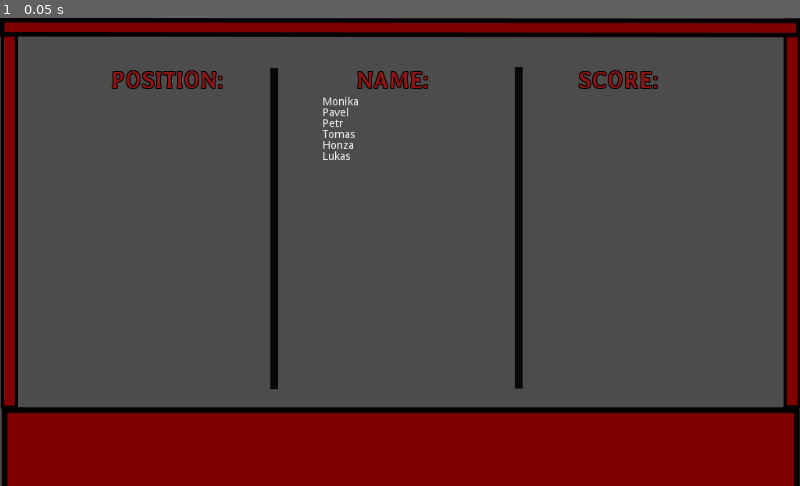
Above: before the commit, frame 1.
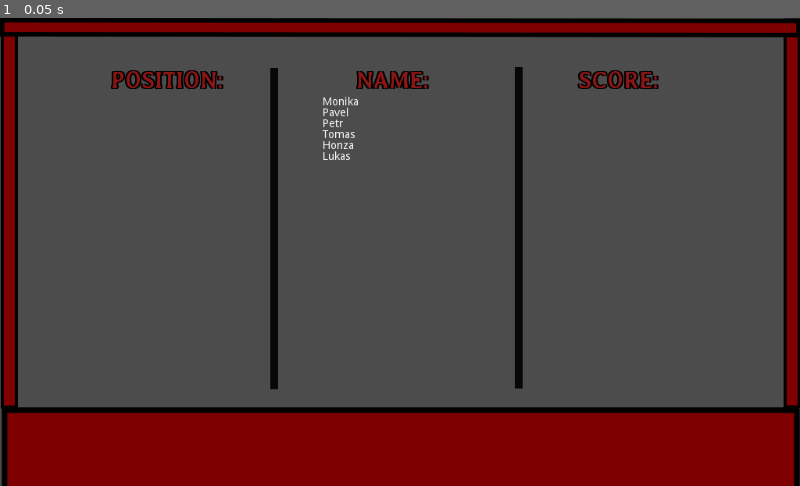
Above: after the commit, the same moment.

Repository: mjablecnik/Godot-Highscore
Game: Godot game, scene res://Highscore.tscn
The game is run twice, just before and just after one commit, with the same random seed, the same clock (stepped at 60 frames per second) and the same inputs.
Inputs:
- Up to frame 1 (0.05 s): no input

The runs differ from the first frame. In frame 1, 0.3% of the frame differs, in the area x 13-83%, y 11-16%.

Commit message:
in progress

Diff:
--- a/Highscore.tscn
+++ b/Highscore.tscn
@@ -131,14 +131,15 @@
 custom_fonts/font = SubResource( 1 )
 custom_colors/font_color = Color( 0.550781, 0.0882111, 0.0882111, 1 )
 custom_colors/font_color_shadow = Color( 0, 0, 0, 1 )
-custom_constants/shadow_offset_x = 1
+custom_constants/shadow_offset_x = 2
+custom_constants/shadow_offset_y = 1
 custom_constants/shadow_as_outline = 1
 text = "POSITION:"
 align = 1
 percent_visible = 1.0
 lines_skipped = 0
 max_lines_visible = -1
-_sections_unfolded = [ "Margin", "Rect", "Size Flags", "custom_colors", "custom_fonts" ]
+_sections_unfolded = [ "Margin", "Rect", "Size Flags", "custom_colors", "custom_constants", "custom_fonts" ]
 __meta__ = {
 "_edit_lock_": true
 }
@@ -161,14 +162,14 @@
 custom_fonts/font = SubResource( 2 )
 custom_colors/font_color = Color( 0.550781, 0.0882111, 0.0882111, 1 )
 custom_colors/font_color_shadow = Color( 0, 0, 0, 1 )
-custom_constants/shadow_offset_x = 1
+custom_constants/shadow_offset_x = 2
 custom_constants/shadow_as_outline = 1
 text = "NAME:"
 align = 1
 percent_visible = 1.0
 lines_skipped = 0
 max_lines_visible = -1
-_sections_unfolded = [ "Size Flags", "custom_colors", "custom_fonts" ]
+_sections_unfolded = [ "Size Flags", "custom_colors", "custom_constants", "custom_fonts" ]
 __meta__ = {
 "_edit_lock_": true
 }
@@ -191,14 +192,14 @@
 custom_fonts/font = SubResource( 1 )
 custom_colors/font_color = Color( 0.550781, 0.0882111, 0.0882111, 1 )
 custom_colors/font_color_shadow = Color( 0, 0, 0, 1 )
-custom_constants/shadow_offset_x = 1
+custom_constants/shadow_offset_x = 2
 custom_constants/shadow_as_outline = 1
 text = "SCORE:"
 align = 1
 percent_visible = 1.0
 lines_skipped = 0
 max_lines_visible = -1
-_sections_unfolded = [ "Size Flags", "custom_colors", "custom_fonts" ]
+_sections_unfolded = [ "Size Flags", "custom_colors", "custom_constants", "custom_fonts" ]
 __meta__ = {
 "_edit_lock_": true
 }
@@ -246,7 +247,7 @@
 size_flags_vertical = 1
 custom_constants/separation = 0
 alignment = 1
-_sections_unfolded = [ "Rect", "Size Flags", "custom_constants" ]
+_sections_unfolded = [ "Rect", "Size Flags", "Visibility", "custom_constants" ]
 
 [node name="Position" type="VBoxContainer" parent="VBoxContainer/HighscoreScroll/VBoxContainer" index="0"]
 
